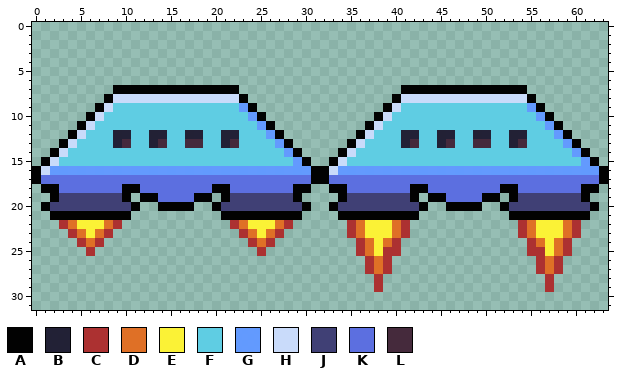
Two versions of one pixel-art sprite, assets/enemies/ufo.png. Above is the file before it was changed.
The file is 64x32 pixels. Colours within 5 levels of each other are drawn and written as one.
Palette (. is transparent): A #000000fc  B #211f34fc  C #ac3131  D #df7026  E #fbf236  F #5ecde4fc  G #629afffc  H #cadbfbfc  J #3f3f74fc  K #5b6ee1fc  L #44283bfc
After:
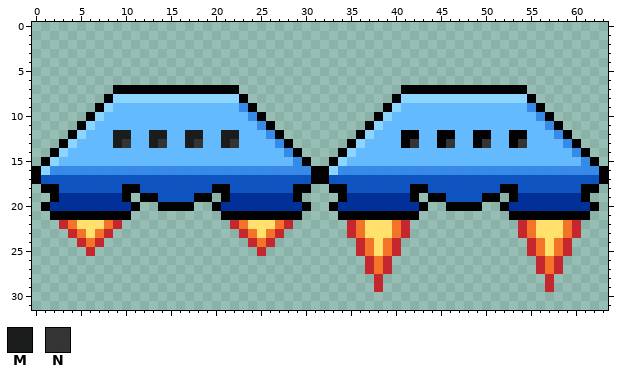
Colours new in this view: M #1a1a1afc  N #333333fc
Edits made:
colour C: #ac3131 -> #c6262e
colour D: #df7026 -> #f37329
colour E: #fbf236 -> #ffe16b
colour F: #5ecde4fc -> #64bafffc
colour G: #629afffc -> #3689e6fc
colour H: #cadbfbfc -> #8cd5fffc
colour J: #3f3f74fc -> #002e99fc
colour K: #5b6ee1fc -> #0d52bffc
y 12: x 9..10 BB -> MM; x 13..14 BB -> MM; x 17..18 BB -> MM; x 21..22 BB -> MM; x 41..42 BB -> AA; x 45..46 BB -> AA; x 49..50 BB -> AA; x 53..54 BB -> AA
y 13: x 9..10 BL -> MN; x 13..14 BL -> MN; x 17..18 LL -> MN; x 21..22 BL -> MN; x 41..42 BL -> AN; x 45..46 BL -> AN; x 49..50 LL -> AN; x 53..54 BL -> AN
y 25: x 39 C -> D; x 56 C -> D
Boxes around the changes in both pictures, in picture pixels (x1, y1, x2, y2):
changed: (41, 94, 599, 292)
